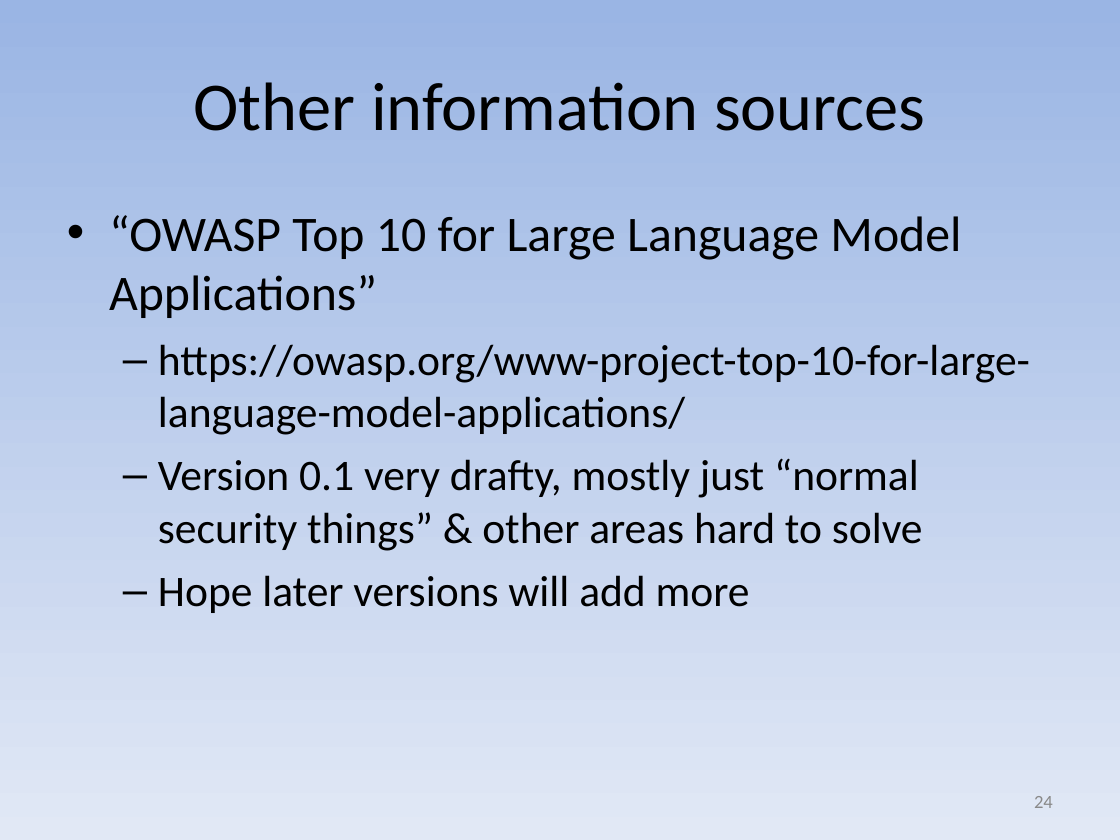
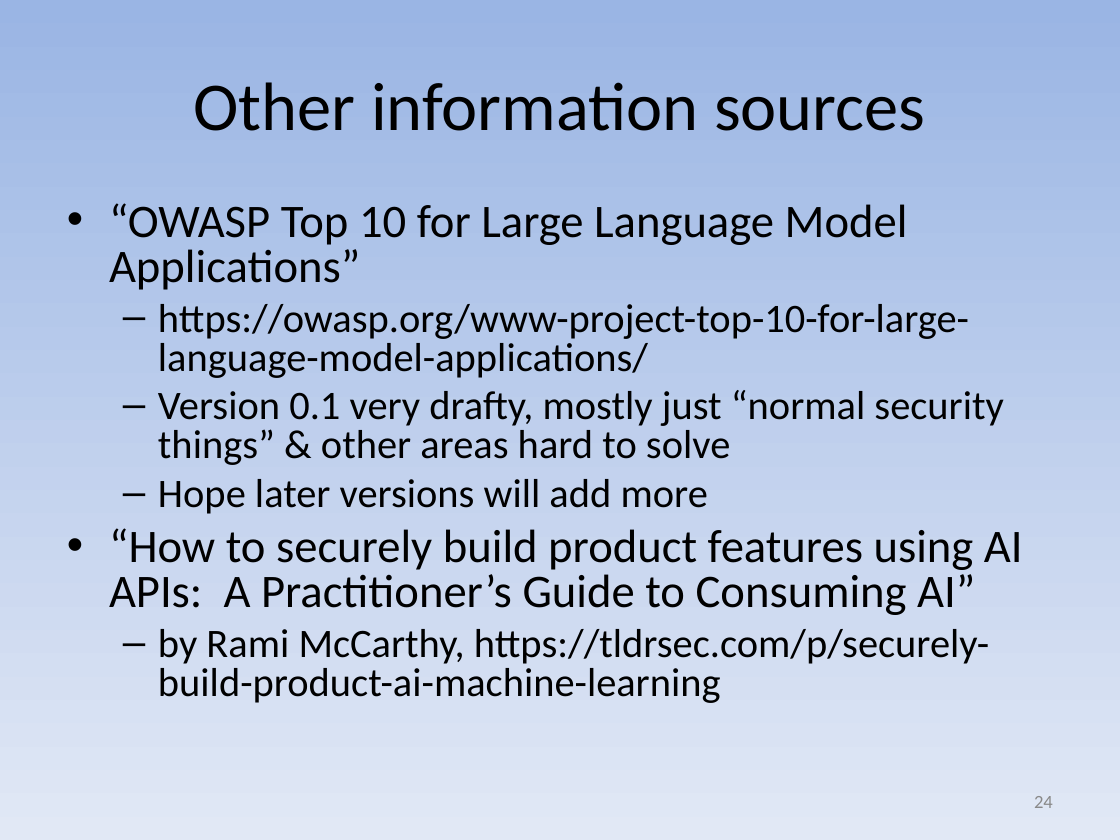
Before and after one commit to david-a-wheeler/david-a-wheeler.github.io, a slide deck: slide 24 of secure-class/presentations/Secure-Software-10-Misc.ppt. Drawn at 1120x840 pixels with LibreOffice and Linux fonts; fonts in the diff are those of the drawing. Boxes give left, top, right and bottom in pixels: in the first picture for what was removed or moved away, otherwise in the second. Text is boxed around its words. In the diff, an @@ line names an element or a change of style, - is before the commit and + after.

Commit message:
Add another AI/ML reference

```diff
--- a/secure-class/presentations/Secure-Software-10-Misc.ppt
+++ b/secure-class/presentations/Secure-Software-10-Misc.ppt
@@ text at [109,203,1003,514]: size 32 to 30 pt in "“OWASP Top 10 for Large Language Model ..."; size 28 to 26 pt in "https://owasp.org/www-project-top-10-for-large-language-mode ...", "Version 0.1 very drafty, mostly just “normal ...", "Hope later versions will add more"; line spacing 1 to 0.8 @@
@@ text at [109,528,1023,703]: paragraphs added @@
+• “How to securely build product features using AI APIs: A Practitioner’s Guide to Consuming AI”
+  – by Rami McCarthy, https://tldrsec.com/p/securely-build-product-ai-machine-learning
```
